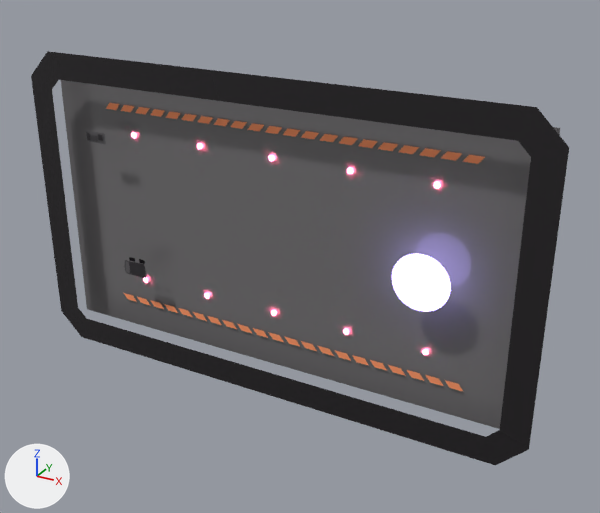
An edit to the Blender file blender/Lobbies.blend, drawn before and after from the same camera.
Camera for both pictures: a 50 mm lens placed at (1417.0, -2281.0, 1140.0), pointed at (113.0, 89.0, -46.0). Every picture has the same lights, and +X, +Y and +Z are marked at lower left.

In view in the first picture: 'Border', 'Circle', 'Floor', 'MatchmakePortal', 'Plane.005', 'Truck', 'WarningBar'.
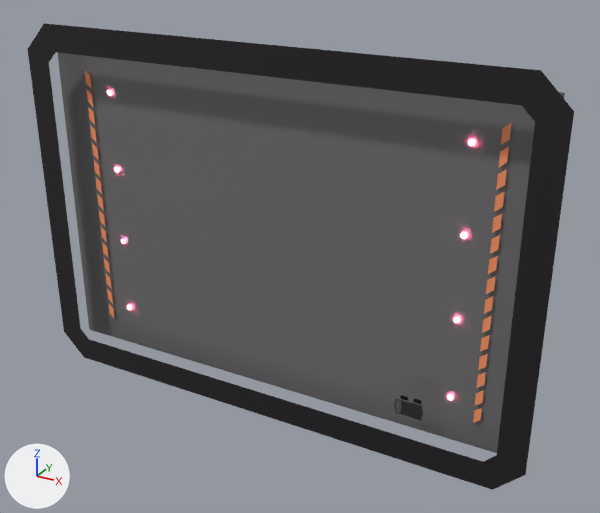
The change, as a list of edits to the scene's bpy script:
```text
Change me_border:
    where me_border.from_pydata(...)  # 16 vertices, 8 faces; spans x -1000.0..1000.0, y 0.0, z -600.0..600.0
    me_border part 2: all 8 vertices in x -1000.0..1000.0, y 0.0, z -600.0..-459.0 are moved by (0.0, 0.0, -100.0)
    me_border part 3: all 8 vertices in x -1000.0..1000.0, y 0.0, z 459.0..600.0 are moved by (0.0, 0.0, 100.0)
Change me_floor:
    where me_floor.from_pydata(...)  # 4 vertices, 1 face; spans x -950.0..950.0, y 0.0, z -525.0..525.0
    me_floor part 1
    me_floor.vertices[0].co: (-950.0, 0.0, -525.0) -> (-950.0, 0.0, -625.0)  # pixel (86, 309) -> pixel (89, 329)
    me_floor.vertices[1].co: (950.0, 0.0, -525.0) -> (950.0, 0.0, -625.0)
    me_floor.vertices[2].co: (-950.0, 0.0, 525.0) -> (-950.0, 0.0, 625.0)
    me_floor.vertices[3].co: (950.0, 0.0, 525.0) -> (950.0, 0.0, 625.0)  # pixel (560, 128) -> pixel (564, 93)
Add me_warningbar_001:
    me_warningbar_001.from_pydata([(-525.0, 0.0, 787.5), (-475.0, 0.0, 787.5), (-505.0, 0.0, 812.5), (-455.0, 0.0, 812.5)], [], [(0, 1, 3, 2)])
    me_warningbar_001.materials.append(mat_orange)  # orange #fc9867
Remove ob_circle:
    ob_circle = bpy.data.objects.new('Circle', me_circle)
Remove ob_matchmakeportal:
    ob_matchmakeportal = bpy.data.objects.new('MatchmakePortal', me_matchmakeportal)
Remove ob_plane_005:
    ob_plane_005 = bpy.data.objects.new('Plane.005', me_plane_005)
Change ob_plane_006:
    remove ob_plane_006.parent = ob_plane_005
Change ob_plane_007:
    remove ob_plane_007.parent = ob_plane_005
Change ob_plane_008:
    remove ob_plane_008.parent = ob_plane_005
Change ob_truck:
    ob_truck.location: (-581.0, 10.0, -215.0) -> (581.0, 10.0, -489.0)
Remove ob_warningbar:
    ob_warningbar = bpy.data.objects.new('WarningBar', me_warningbar)
Add ob_warningbar_001:
    ob_warningbar_001 = bpy.data.objects.new('WarningBar.001', me_warningbar_001)  # modifiers ARRAY, MIRROR
    ob_warningbar_001.location = (0.0, 90.0, 0.0)
    ob_warningbar_001.rotation_euler = (0.0, -1.571, 0.0)  # degrees (0, -90, 0)
Add ob_circle_001:
    ob_circle_001 = bpy.data.objects.new('Circle.001', me_circle_001)  # 32 vertices, 1 face; spans x -460.0..-440.0, y 90.0, z 690.0..710.0; in mat_redglow (red #ff6188); modifiers ARRAY, MIRROR
    ob_circle_001.location = (0.0, 0.0, 0.0)
    ob_circle_001.rotation_euler = (0.0, 1.571, 0.0)  # degrees (0, 90, 0)
```

Changed parts and their boxes [x1, y1, x2, y2] in the pictures (600 x 513 px; the box of a moved part takes in the faces that stretch with it):
'Floor', reshaped (15% taller)
    before: [61, 80, 560, 429]
    after: [57, 52, 565, 453]
'Border', reshaped (13% taller)
    before: [31, 51, 569, 465]
    after: [28, 23, 574, 490]
'WarningBar', deleted (orange)
    before: [106, 103, 485, 391]
'MatchmakePortal', deleted
    before: [392, 253, 451, 312]
'WarningBar.001', added (orange)
    after: [85, 71, 511, 423]
'Truck', moved
    before: [124, 260, 146, 278]
    after: [394, 399, 423, 421]
'Circle', deleted
    before: [132, 133, 440, 355]
'Circle.001', added
    after: [107, 90, 475, 400]
'Plane.005', deleted
    before: [86, 131, 106, 144]
'TruckTyres', moved
    before: [129, 257, 146, 279]
    after: [400, 395, 421, 404]
part 2 of me_border, moved or reshaped
    before: [62, 308, 529, 465]
    after: [64, 329, 525, 490]
part 3 of me_border, moved or reshaped
    before: [31, 51, 569, 449]
    after: [28, 23, 574, 475]
